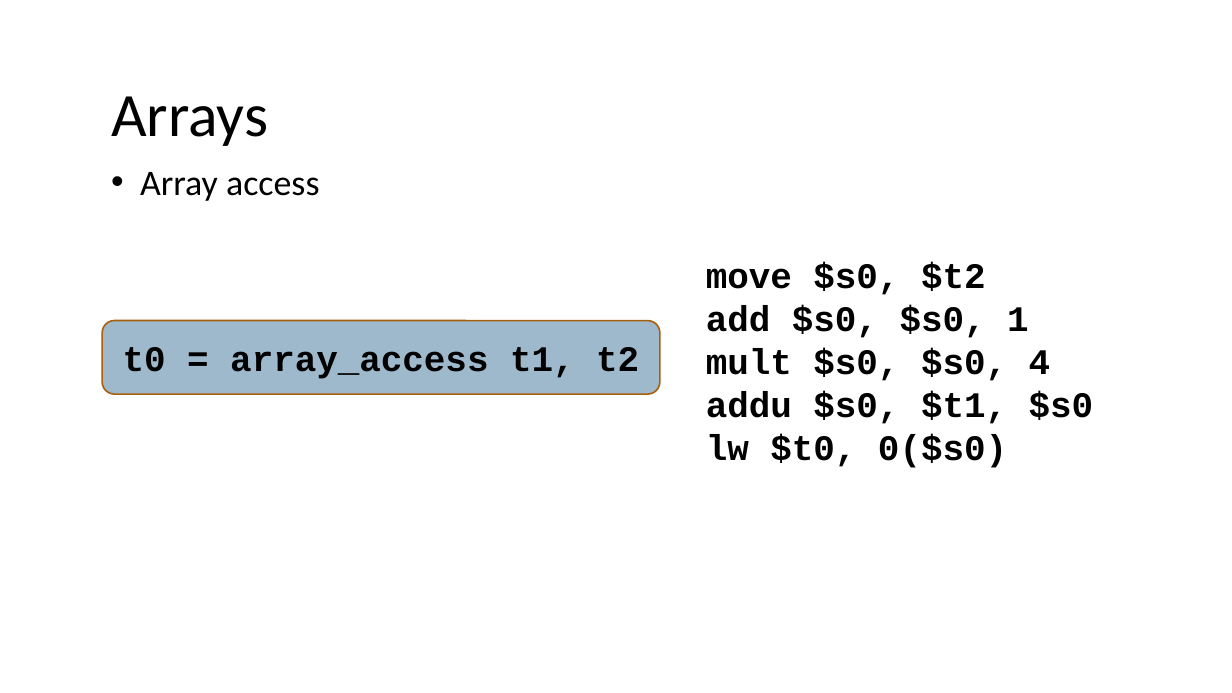
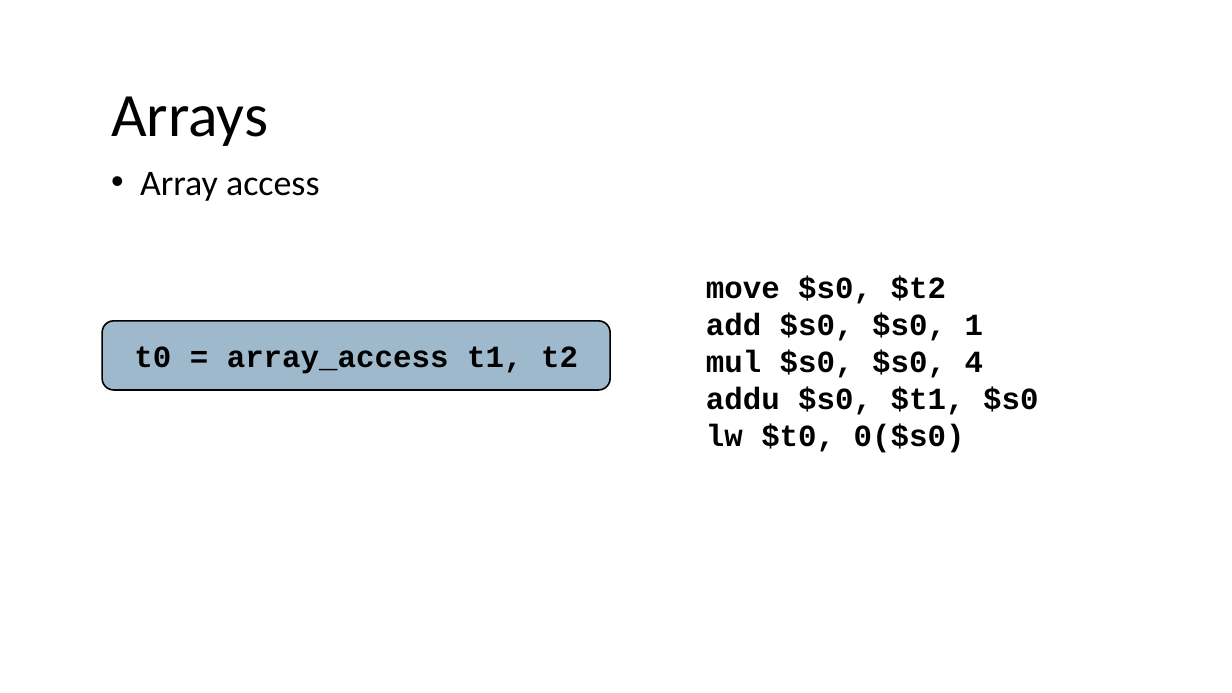
Before and after one commit to nivshani/compilation, a slide deck: slide 76 of slides/codegen.pptx (slide 74 before the commit). Drawn at 1232x693 pixels with LibreOffice and Linux fonts; fonts in the diff are those of the drawing. Boxes give left, top, right and bottom in pixels: in the first picture for what was removed or moved away, otherwise in the second. Text is boxed around its words. In the diff, an @@ line names an element or a change of style, - is before the commit and + after.

```diff
--- a/slides/codegen.pptx
+++ b/slides/codegen.pptx
@@ text at <box>706,276,1038,453</box>: size 28 to 24 pt in "move $s0, $t2", "add $s0, $s0, 1", "addu $s0, $t1, $s0", "lw $t0, 0($s0)" @@
@@ rounded rectangle "t0 = array_access t1, t2": place and size @@
-rounded rectangle "t0 = array_access t1, t2" at <box>103,321,661,395</box>
+rounded rectangle "t0 = array_access t1, t2" at <box>103,321,611,390</box>
@@ rounded rectangle "t0 = array_access t1, t2" at <box>103,321,611,390</box>: size 28 to 24 pt; outline #A9610D 1.25 pt to #000000 1.25 pt @@
@@ text at <box>706,350,983,378</box>: text changed; size 28 to 24 pt @@
-mult $s0, $s0, 4
+mul $s0, $s0, 4
```
Also in this commit, not shown: 8 other slides changed, 2 slides added, 6 slides removed, 1 other file.
